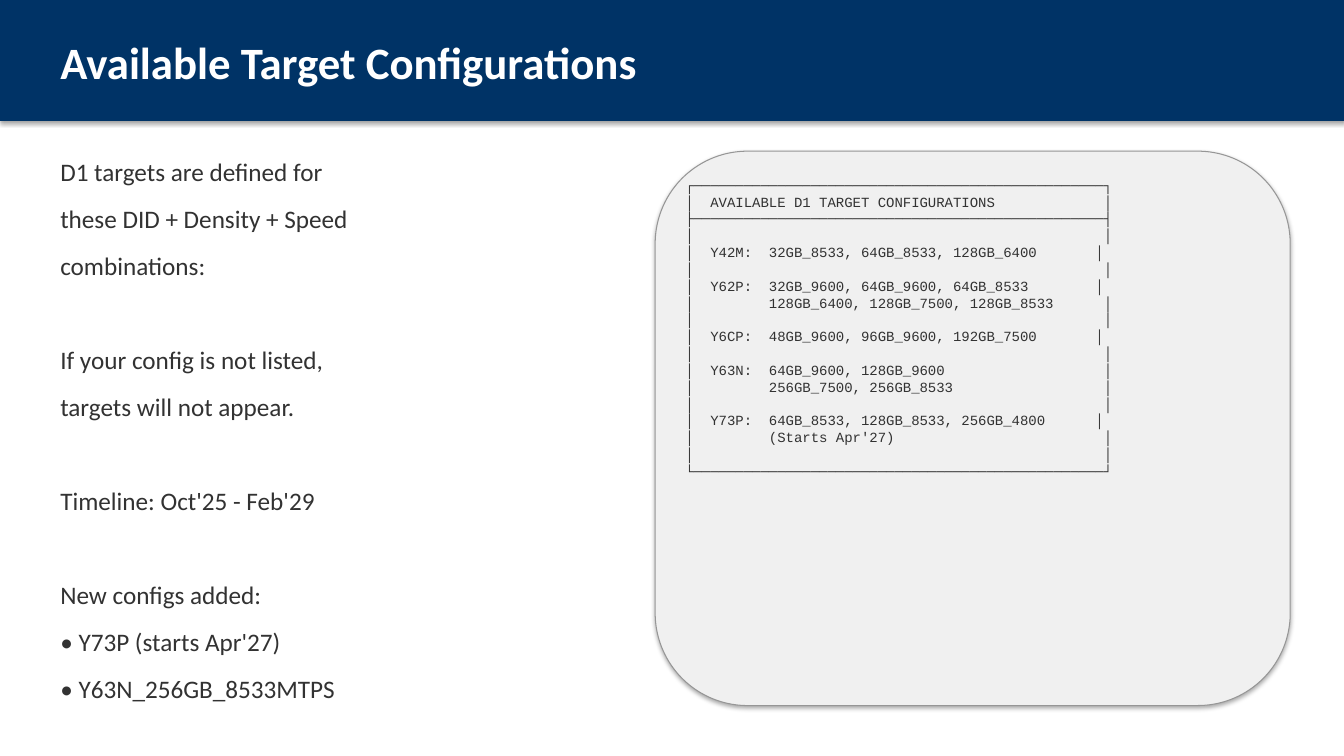
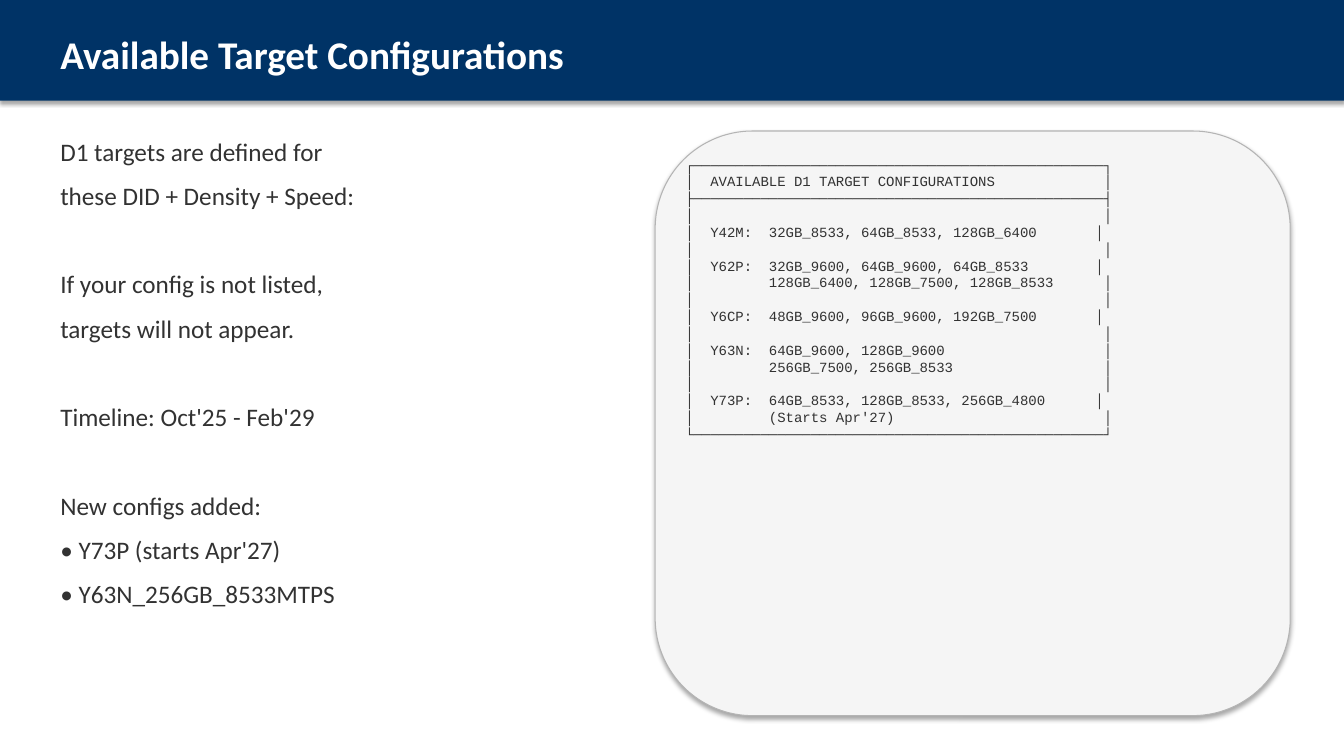
Before and after one commit to ASEGARAN/MODULE_YIELD_DASHBOARD, a slide deck: slide 10 of Module_ELC_Yield_User_Guide.pptx. Drawn at 1344x756 pixels with LibreOffice and Linux fonts; fonts in the diff are those of the drawing. Boxes give left, top, right and bottom in pixels: in the first picture for what was removed or moved away, otherwise in the second. Text is boxed around its words. In the diff, an @@ line names an element or a change of style, - is before the commit and + after.

```diff
--- a/Module_ELC_Yield_User_Guide.pptx
+++ b/Module_ELC_Yield_User_Guide.pptx
@@ rectangle: place and size @@
-rectangle at box(0, 0, 1344, 121)
+rectangle at box(0, 0, 1344, 101)
@@ text "Available Target Configurations" at box(60, 41, 563, 76): size 32 to 28 pt @@
@@ text "D1 targets are defined for": place and size @@
-text "D1 targets are defined for" at box(60, 163, 347, 702)
+text "D1 targets are defined for" at box(60, 143, 354, 607)
@@ text at box(60, 143, 335, 607): less space between paragraphs @@
@@ rounded rectangle: place and size @@
-rounded rectangle at box(655, 151, 1291, 706)
+rounded rectangle at box(655, 131, 1291, 716)
@@ rounded rectangle at box(655, 131, 1291, 716): fill #F0F0F0 to #F5F5F5; outline #969696 0.75 pt to #B4B4B4 0.75 pt @@
@@ text at box(710, 176, 1054, 425): text changed @@
-┌─────────────────────────────────────────────────┐
-│ AVAILABLE D1 TARGET CONFIGURATIONS │
-├─────────────────────────────────────────────────┤
-│ │
-│ Y42M: 32GB_8533, 64GB_8533, 128GB_6400 │
-│ │
-│ Y62P: 32GB_9600, 64GB_9600, 64GB_8533 │
-│ 128GB_6400, 128GB_7500, 128GB_8533 │
-│ │
-│ Y6CP: 48GB_9600, 96GB_9600, 192GB_7500 │
-│ │
-│ Y63N: 64GB_9600, 128GB_9600 │
-│ 256GB_7500, 256GB_8533 │
-│ │
-│ Y73P: 64GB_8533, 128GB_8533, 256GB_4800 │
-│ (Starts Apr'27) │
-│ │
-└─────────────────────────────────────────────────┘
+┌─────────────────────────────────────────────────┐
+│ AVAILABLE D1 TARGET CONFIGURATIONS │
+├─────────────────────────────────────────────────┤
+│ │
+│ Y42M: 32GB_8533, 64GB_8533, 128GB_6400 │
+│ │
+│ Y62P: 32GB_9600, 64GB_9600, 64GB_8533 │
+│ 128GB_6400, 128GB_7500, 128GB_8533 │
+│ │
+│ Y6CP: 48GB_9600, 96GB_9600, 192GB_7500 │
+│ │
+│ Y63N: 64GB_9600, 128GB_9600 │
+│ 256GB_7500, 256GB_8533 │
+│ │
+│ Y73P: 64GB_8533, 128GB_8533, 256GB_4800 │
+│ (Starts Apr'27) │
+└─────────────────────────────────────────────────┘
@@ text at box(60, 187, 354, 209): text changed @@
-these DID + Density + Speed
-combinations:
+these DID + Density + Speed:
```
Also in this commit, not shown: 9 other slides changed, 1 slide added, 2 slides removed, 2 other files.
